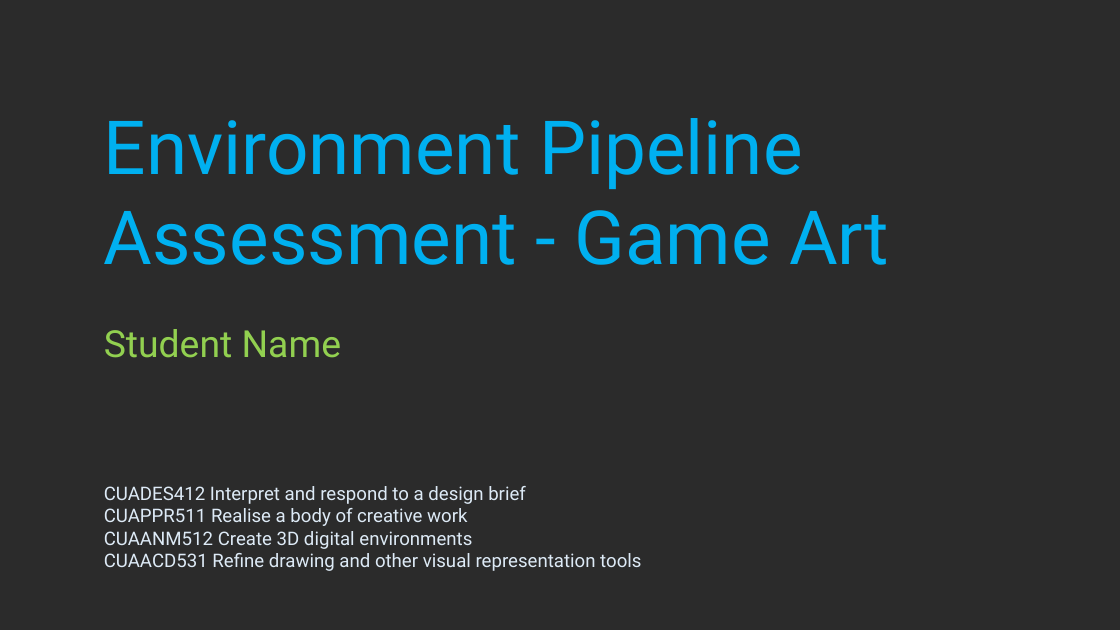
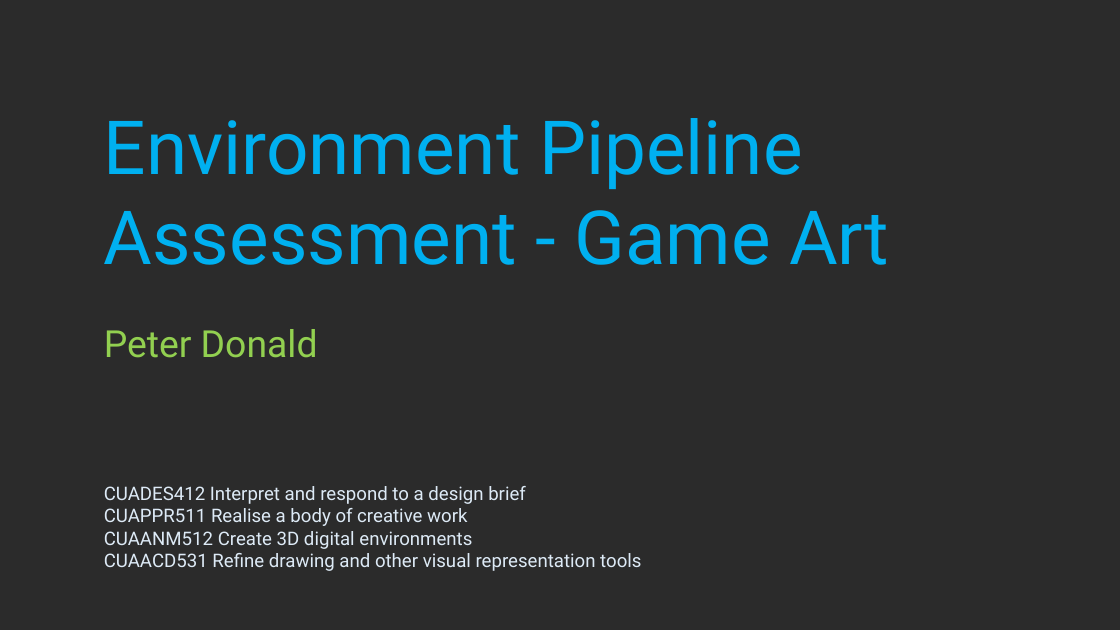
Before and after one commit to realityforge/aie_course, a slide deck: slide 1 of modules/Environment_Pipeline/Assessment/EnvironmentPipeline_Game_PeterDonald.pptx. Drawn at 1120x630 pixels with LibreOffice and Linux fonts; fonts in the diff are those of the drawing; background and template pictures are left out; a plain dark background stands for a picture behind light text. Boxes give left, top, right and bottom in pixels: in the first picture for what was removed or moved away, otherwise in the second. Text is boxed around its words. In the diff, an @@ line names an element or a change of style, - is before the commit and + after.

Commit message:
Add name to start

```diff
--- a/modules/Environment_Pipeline/Assessment/EnvironmentPipeline_Game_PeterDonald.pptx
+++ b/modules/Environment_Pipeline/Assessment/EnvironmentPipeline_Game_PeterDonald.pptx
@@ subtitle at bbox=[104, 329, 318, 358]: text changed @@
-Student Name
+Peter Donald
```
